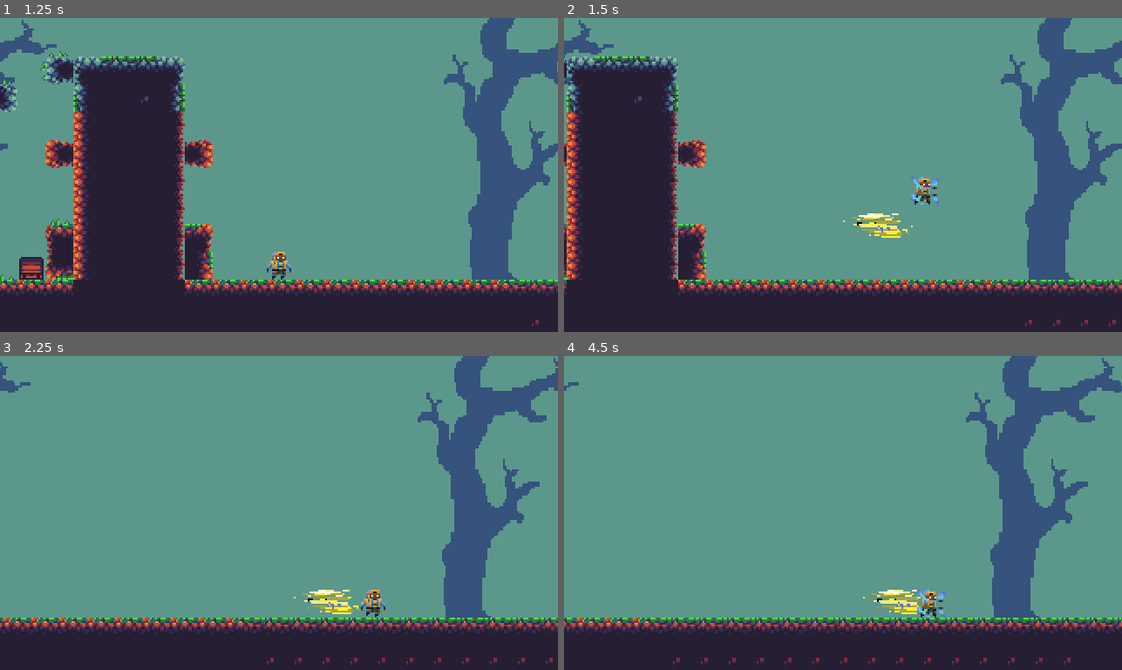
Above: before the commit, frames 1-4 (two rows, left to right).
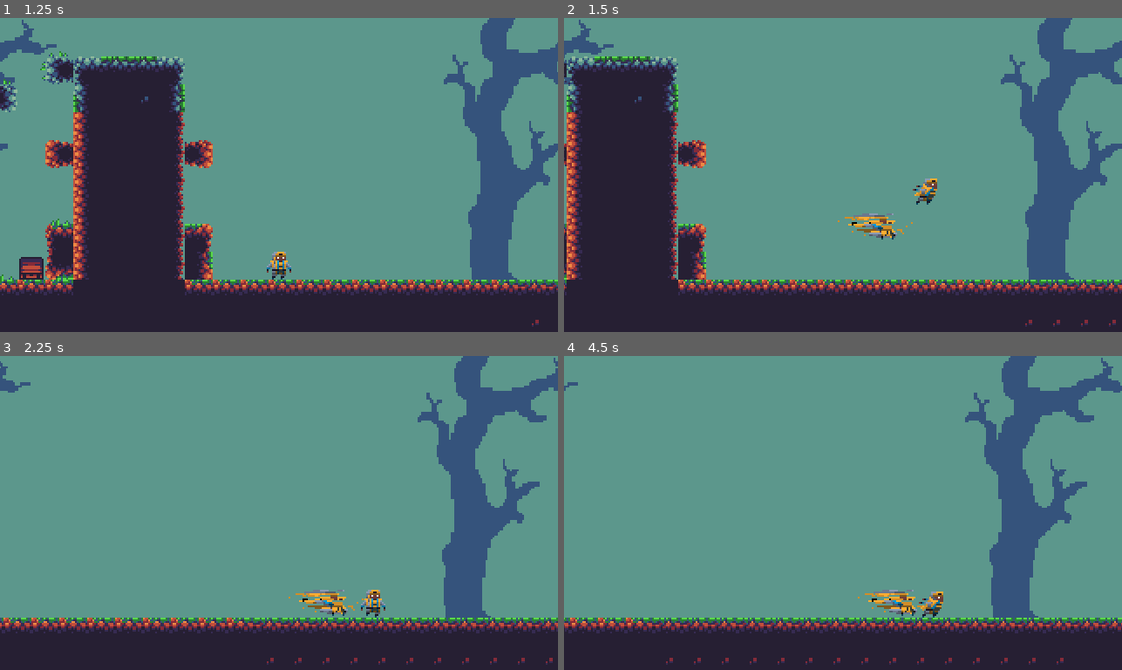
Above: after the commit, the same moments.

Repository: cmbailey87/8Bit4Ever
Game: Godot game, scene res://titlescreen.tscn
The game is run twice, just before and just after one commit, with the same random seed, the same clock (stepped at 60 frames per second) and the same inputs. The engine's default icon, where the game draws it, is replaced by a stand-in: a white triangle on a blue panel in a dark square.
Inputs (mouse positions are in pixels of both pictures, inside the frame that each line leads up to):
- Up to frame 1 (1.25 s): click (279, 196) at 0.5 s
- Up to frame 2 (1.5 s): tap Enter (ui_accept) at 1.25 s; hold Right (ui_right) from 1.28 s (still down); tap D (ui_dash) at 1.35 s
- Up to frame 3 (2.25 s): keep holding Right (ui_right); tap Enter (ui_accept) at 1.52 s; tap D (ui_dash) at 2.1 s
- Up to frame 4 (4.5 s): tap Enter (ui_accept) at 2.27, 3.77 s; release Right (ui_right) at 2.78 s; hold Left (ui_left) 2.78-3.53 s; tap D (ui_dash) at 2.85, 3.6, 4.35 s; hold Right (ui_right) from 3.53 s (still down)

Frame 1 is identical in both runs. In frame 2, 0.8% of the frame differs, in the area x 49-68%, y 50-71%; in frame 3, 0.5%; in frame 4, 4.8%, in the area x 0-100%, y 0-99%.

Commit message:
update more animationa and fixed dash animation, added fire fist animation and update dasher code and dash player animation

Diff:
--- a/player.gd
+++ b/player.gd
@@ -82,7 +82,7 @@
 				if is_on_floor():
 					velocity.x = 0
 				#dash animation play
-				$AnimatedSprite.play("fireshot")
+				$AnimatedSprite.play("dash")
 				is_attacking = true
 				self.position.x += dash_speed
 				var dashv = dash.instance()
@@ -112,7 +112,7 @@
 				if is_on_floor():
 					velocity.x = 0
 				#dash animation play
-				$AnimatedSprite.play("fireshot")
+				$AnimatedSprite.play("dash")
 				is_attacking = true
 				self.position.x += -dash_speed
 				var dashv = dash.instance()
--- a/player1NEw.tscn
+++ b/player1NEw.tscn
@@ -7,22 +7,23 @@
 [ext_resource path="res://Dood/DoodRun002.png" type="Texture" id=5]
 [ext_resource path="res://Dood/DoodRun003.png" type="Texture" id=6]
 [ext_resource path="res://Dood/DoodRun004.png" type="Texture" id=7]
-[ext_resource path="res://Dood/DoodPunch001.png" type="Texture" id=8]
-[ext_resource path="res://Dood/DoodPunch002.png" type="Texture" id=9]
-[ext_resource path="res://Dood/DoodPunch003.png" type="Texture" id=10]
-[ext_resource path="res://Dood/DoodPunch004.png" type="Texture" id=11]
-[ext_resource path="res://Dood/DoodJump001.png" type="Texture" id=12]
-[ext_resource path="res://Dood/DoodJump002.png" type="Texture" id=13]
-[ext_resource path="res://Dood/DoodFireballShot001.png" type="Texture" id=14]
-[ext_resource path="res://Dood/DoodFireballShot002.png" type="Texture" id=15]
-[ext_resource path="res://Dood/DoodFireballShot003.png" type="Texture" id=16]
-[ext_resource path="res://Dood/DoodFireballShot004.png" type="Texture" id=17]
-[ext_resource path="res://Dood/DoodJumpflip001.png" type="Texture" id=18]
-[ext_resource path="res://Dood/DoodJumpflip002.png" type="Texture" id=19]
-[ext_resource path="res://Dood/DoodJumpflip003.png" type="Texture" id=20]
-[ext_resource path="res://Dood/DoodJumpflip004.png" type="Texture" id=21]
-[ext_resource path="res://Dood/DoodFall001.png" type="Texture" id=22]
-[ext_resource path="res://Dood/DoodFall002.png" type="Texture" id=23]
+[ext_resource path="res://Dood/DoodJumpflip001.png" type="Texture" id=8]
+[ext_resource path="res://Dood/DoodJumpflip002.png" type="Texture" id=9]
+[ext_resource path="res://Dood/DoodJumpflip003.png" type="Texture" id=10]
+[ext_resource path="res://Dood/DoodJumpflip004.png" type="Texture" id=11]
+[ext_resource path="res://Dood/DoodDash001.png" type="Texture" id=12]
+[ext_resource path="res://Dood/DoodFall001.png" type="Texture" id=13]
+[ext_resource path="res://Dood/DoodFall002.png" type="Texture" id=14]
+[ext_resource path="res://Dood/DoodPunch001.png" type="Texture" id=15]
+[ext_resource path="res://Dood/DoodPunch002.png" type="Texture" id=16]
+[ext_resource path="res://Dood/DoodPunch003.png" type="Texture" id=17]
+[ext_resource path="res://Dood/DoodPunch004.png" type="Texture" id=18]
+[ext_resource path="res://Dood/DoodJump001.png" type="Texture" id=19]
+[ext_resource path="res://Dood/DoodJump002.png" type="Texture" id=20]
+[ext_resource path="res://Dood/DoodFireballShot001.png" type="Texture" id=21]
+[ext_resource path="res://Dood/DoodFireballShot002.png" type="Texture" id=22]
+[ext_resource path="res://Dood/DoodFireballShot003.png" type="Texture" id=23]
+[ext_resource path="res://Dood/DoodFireballShot004.png" type="Texture" id=24]
 
 [sub_resource type="SpriteFrames" id=1]
 
@@ -39,21 +40,6 @@
 }, {
 "frames": [ ExtResource( 8 ), ExtResource( 9 ), ExtResource( 10 ), ExtResource( 11 ) ],
 "loop": true,
-"name": "punch",
-"speed": 12.0
-}, {
-"frames": [ ExtResource( 12 ), ExtResource( 13 ) ],
-"loop": false,
-"name": "jump",
-"speed": 8.0
-}, {
-"frames": [ ExtResource( 14 ), ExtResource( 15 ), ExtResource( 16 ), ExtResource( 17 ) ],
-"loop": true,
-"name": "fireshot",
-"speed": 10.0
-}, {
-"frames": [ ExtResource( 18 ), ExtResource( 19 ), ExtResource( 20 ), ExtResource( 21 ) ],
-"loop": true,
 "name": "flip",
 "speed": 20.0
 }, {
@@ -62,10 +48,30 @@
 "name": "dead",
 "speed": 24.0
 }, {
-"frames": [ ExtResource( 22 ), ExtResource( 23 ) ],
+"frames": [ ExtResource( 12 ), ExtResource( 12 ), ExtResource( 12 ), ExtResource( 12 ) ],
+"loop": true,
+"name": "dash",
+"speed": 12.0
+}, {
+"frames": [ ExtResource( 13 ), ExtResource( 14 ) ],
 "loop": false,
 "name": "fall",
 "speed": 8.0
+}, {
+"frames": [ ExtResource( 15 ), ExtResource( 16 ), ExtResource( 17 ), ExtResource( 18 ) ],
+"loop": true,
+"name": "punch",
+"speed": 12.0
+}, {
+"frames": [ ExtResource( 19 ), ExtResource( 20 ) ],
+"loop": false,
+"name": "jump",
+"speed": 8.0
+}, {
+"frames": [ ExtResource( 21 ), ExtResource( 22 ), ExtResource( 23 ), ExtResource( 24 ) ],
+"loop": true,
+"name": "fireshot",
+"speed": 12.0
 } ]
 _sections_unfolded = [ "Resource" ]
 
@@ -88,8 +94,7 @@
 [node name="AnimatedSprite" type="AnimatedSprite" parent="." index="0"]
 
 frames = SubResource( 1 )
-animation = "flip"
-frame = 3
+animation = "idle"
 _sections_unfolded = [ "Material", "Pause", "Transform", "Visibility", "Z Index" ]
 
 [node name="CollisionShape2D" type="CollisionShape2D" parent="." index="1"]
@@ -105,7 +110,7 @@
 
 [node name="Position2D2" type="Position2D" parent="." index="3"]
 
-position = Vector2( -20.8621, -0.949966 )
+position = Vector2( -23.8621, -0.949966 )
 _sections_unfolded = [ "Material", "Transform", "Visibility", "Z Index" ]
 
 [node name="Camera2D" type="Camera2D" parent="." index="4"]
Binary file changed: Dood/Dasher001.png
Binary file changed: Dood/Dasher002.png
Binary file changed: Dood/Dasher003.png
Binary file changed: Dood/Dasher004.png
Binary file changed: Dood/Dasher005.png
Binary file changed: Dood/Dasher006.png
Binary file added: Dood/DoodDash001.png
Not shown, added: Dood/DoodDash001.png.import
Binary file changed: Dood/Firefist001.png
Binary file changed: Dood/Firefist002.png
Binary file changed: Dood/Firefist003.png
Binary file changed: Dood/Firefist004.png
(and 1 more such lines)
